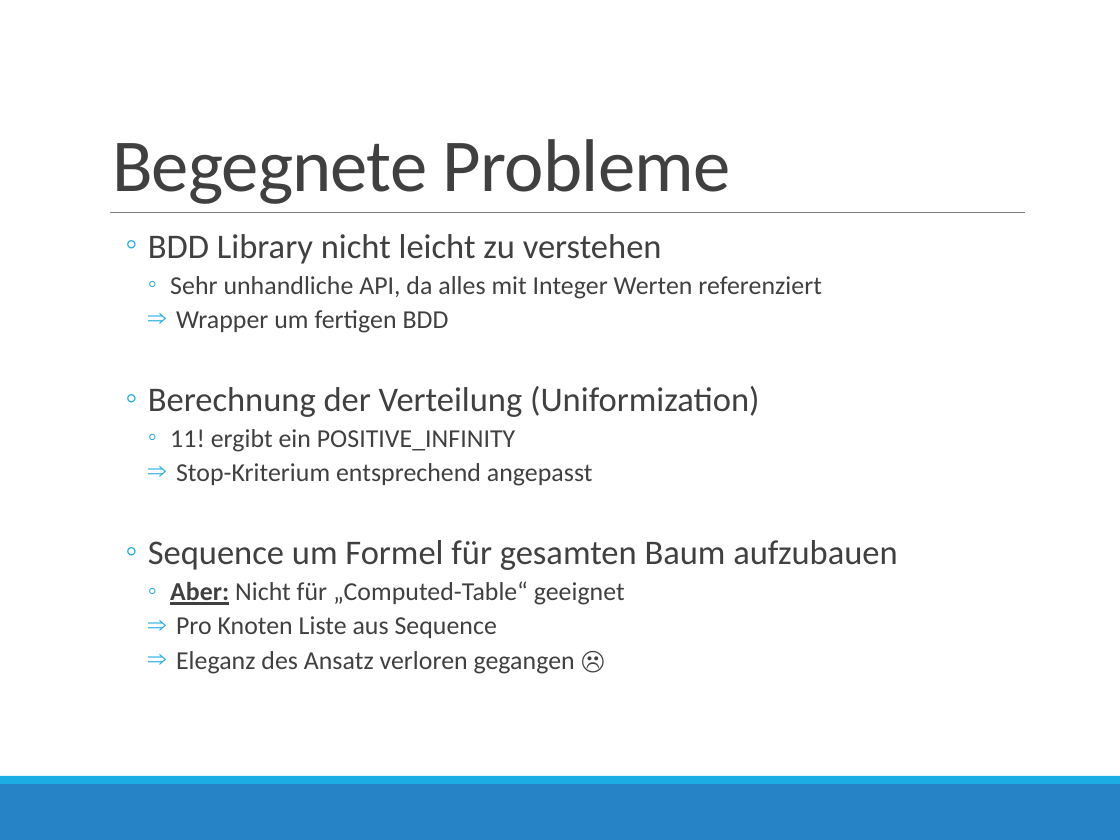
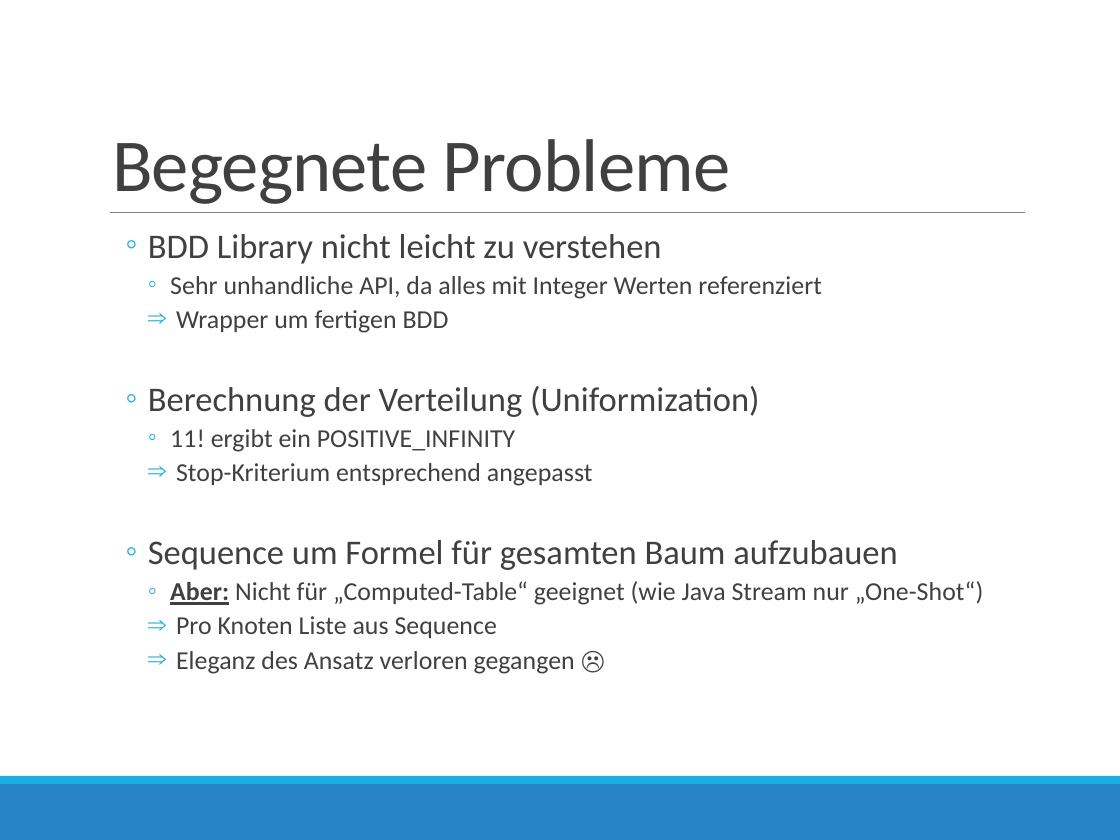
Before and after one commit to AndreMann90/fart_fssd, a slide deck: slide 12 of doc/Programmier-Projekt-Praesi.pptx. Drawn at 1120x840 pixels with LibreOffice and Linux fonts; fonts in the diff are those of the drawing. Boxes give left, top, right and bottom in pixels: in the first picture for what was removed or moved away, otherwise in the second. Text is boxed around its words. In the diff, an @@ line names an element or a change of style, - is before the commit and + after.

```diff
--- a/doc/Programmier-Projekt-Praesi.pptx
+++ b/doc/Programmier-Projekt-Praesi.pptx
@@ text at [170,581,984,605]: text changed @@
-    ◦ Aber: Nicht für „Computed-Table“ geeignet
+    ◦ Aber: Nicht für „Computed-Table“ geeignet (wie Java Stream nur „One-Shot“)
```
Also in this commit, not shown: 2 other slides changed, 14 other files.
